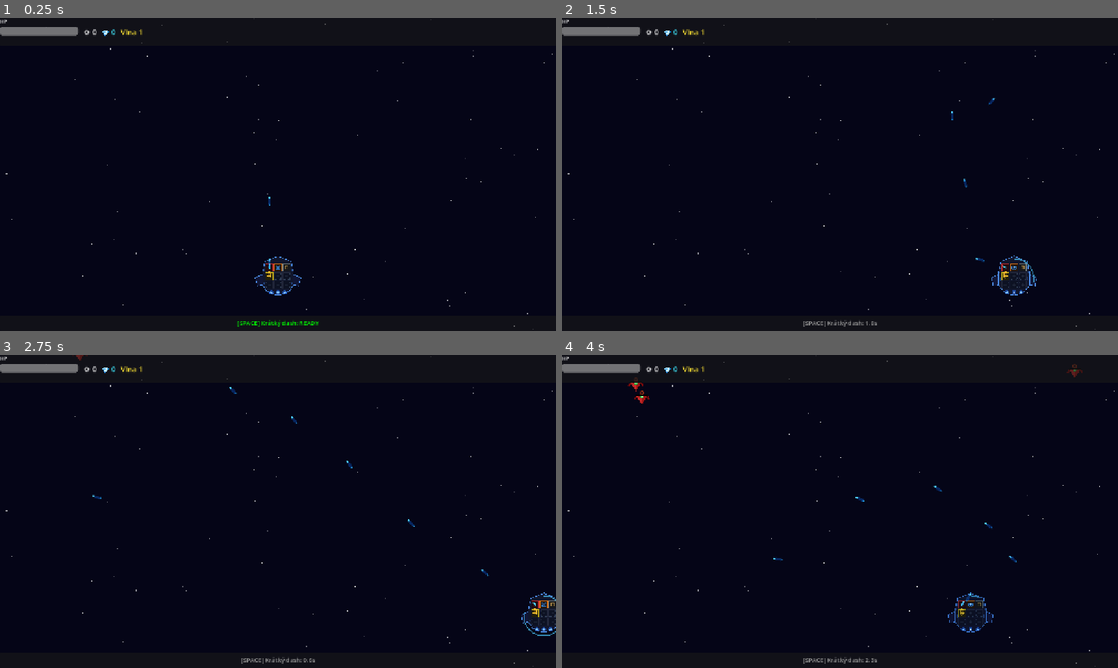
Above: before the commit, frames 1-4 (two rows, left to right).
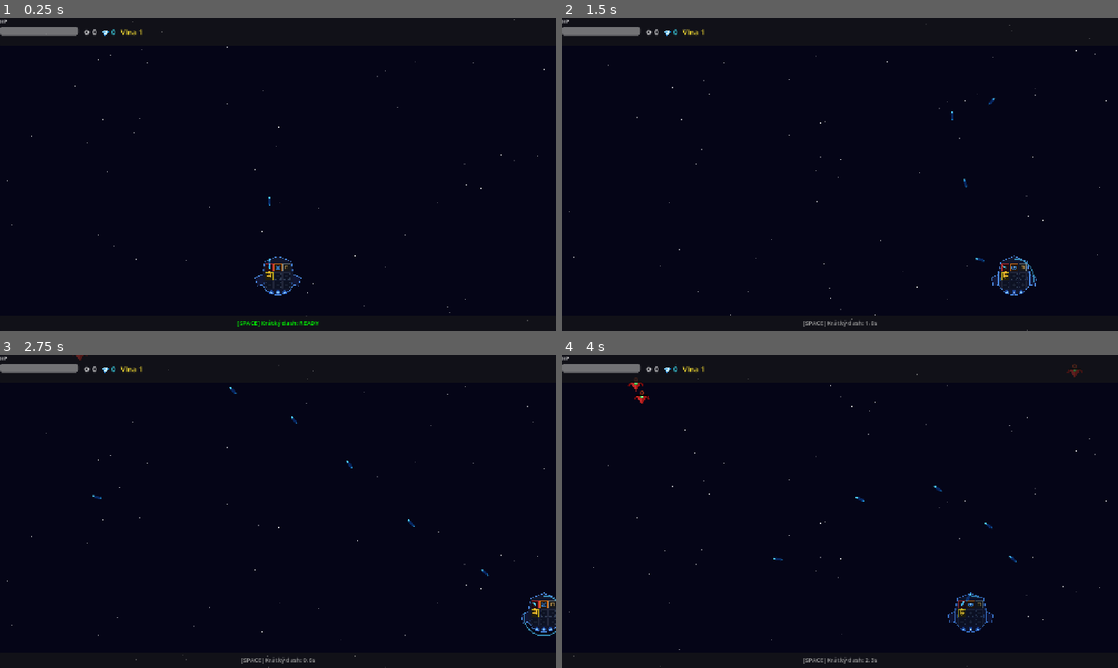
Above: after the commit, the same moments.

Repository: goldy714/Voidascend
Game: Godot game, scene res://scenes/game.tscn
Two runs of this game, one before a commit and one after it. Both use one fixed random seed, a clock stepped at 60 frames per second and the inputs below. This scene is started directly instead of the project's main scene.
Inputs (mouse positions are in pixels of both pictures, inside the frame that each line leads up to):
- Up to frame 1 (0.25 s): no input
- Up to frame 2 (1.5 s): tap Enter at 0.5 s; move the mouse to (962, 158) at 0.52 s; hold D 0.53-1.25 s; click (962, 158) at 0.67 s; tap Space at 0.77 s; drag from (728, 190) to (828, 52) at 1.27 s
- Up to frame 3 (2.75 s): move the mouse to (333, 442) at 2.02 s; hold D from 2.03 s (still down)
- Up to frame 4 (4 s): release D at 2.75 s; drag from (812, 574) to (789, 386) at 2.77 s; move the mouse to (1006, 558) at 3.52 s; hold A from 3.53 s (still down); tap Space at 3.77 s

The runs differ from the first frame. In frame 1, less than 0.1% of the frame differs, in the area x 1-100%, y 0-100%; in frame 2, 0.1%; in frame 3, less than 0.1%; in frame 4, 0.1%.

Commit message:
Add scrolling game background

Diff:
--- a/scripts/game.gd
+++ b/scripts/game.gd
@@ -1,6 +1,7 @@
 extends Node2D
 
 const PLAYER_SCENE = preload("res://scenes/player.tscn")
+const ScrollingBackground = preload("res://scripts/scrolling_background.gd")
 
 @onready var _wave_spawner: Node  = $WaveSpawner
 @onready var _hud: CanvasLayer    = $HUD
@@ -58,23 +59,7 @@
 
 # ── Background ────────────────────────────────────────────────────
 func _spawn_background() -> void:
-	var bg := ColorRect.new()
-	bg.color = Color(0.02, 0.02, 0.09)
-	bg.size = get_viewport_rect().size
-	bg.z_index = -10
-	add_child(bg)
-
-	var rng := RandomNumberGenerator.new()
-	rng.seed = 12345
-	var sz := get_viewport_rect().size
-	for _i in 110:
-		var star := ColorRect.new()
-		var s := rng.randf_range(1.0, 2.8)
-		star.size = Vector2(s, s)
-		star.color = Color(1, 1, 1, rng.randf_range(0.15, 0.80))
-		star.position = Vector2(rng.randf() * sz.x, rng.randf() * sz.y)
-		star.z_index = -9
-		add_child(star)
+	add_child(ScrollingBackground.new())
 
 # ── Player ────────────────────────────────────────────────────────
 func _spawn_player() -> void:
--- /dev/null
+++ b/scripts/scrolling_background.gd
@@ -0,0 +1,58 @@
+extends Node2D
+
+const SCROLL_SPEED := 58.0
+const STAR_COUNT := 110
+const STAR_SEED := 12345
+
+var _scroll: float = 0.0
+var _tile_size: Vector2 = Vector2.ZERO
+var _stars: Array[Dictionary] = []
+
+
+func _ready() -> void:
+	z_index = -10
+	_rebuild_tile()
+
+
+func _process(delta: float) -> void:
+	if get_viewport_rect().size != _tile_size:
+		_rebuild_tile()
+
+	if _tile_size.y <= 0.0:
+		return
+
+	_scroll = fmod(_scroll + SCROLL_SPEED * delta, _tile_size.y)
+	queue_redraw()
+
+
+func _draw() -> void:
+	var sz := get_viewport_rect().size
+	draw_rect(Rect2(Vector2.ZERO, sz), Color(0.02, 0.02, 0.09))
+
+	for offset_y in [-_tile_size.y, 0.0]:
+		_draw_star_tile(Vector2(0.0, offset_y + _scroll))
+
+
+func _rebuild_tile() -> void:
+	_tile_size = get_viewport_rect().size
+	_scroll = 0.0
+	_stars.clear()
+
+	var rng := RandomNumberGenerator.new()
+	rng.seed = STAR_SEED
+	for _i in STAR_COUNT:
+		var s := rng.randf_range(1.0, 2.8)
+		var alpha := rng.randf_range(0.15, 0.80)
+		var pos := Vector2(rng.randf() * _tile_size.x, rng.randf() * _tile_size.y)
+		_stars.append({
+			"position": pos,
+			"size": Vector2(s, s),
+			"color": Color(1, 1, 1, alpha),
+		})
+
+	queue_redraw()
+
+
+func _draw_star_tile(offset: Vector2) -> void:
+	for star: Dictionary in _stars:
+		draw_rect(Rect2(star["position"] + offset, star["size"]), star["color"])
